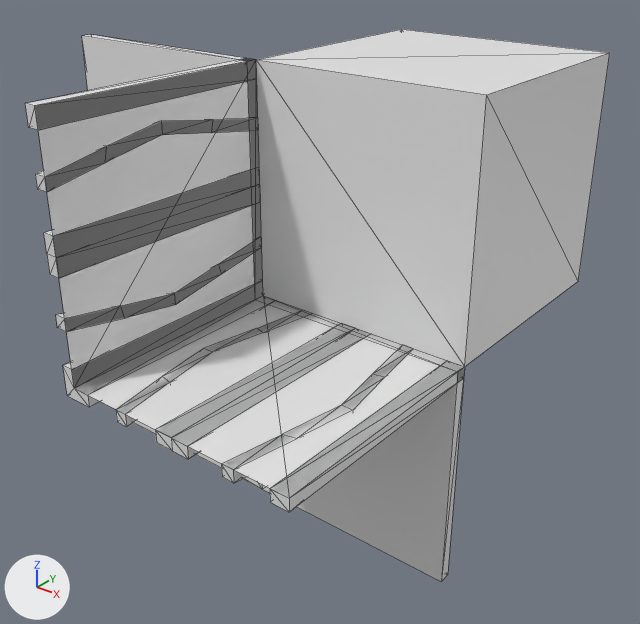
The OBJ model Data/bmc/tiles/t_143.obj as it was, and as the next commit left it.
Rendered twice from a camera (50 mm lens) standing at (1.189, -1.289, 0.808) and looking at (0.106, 0.065, -0.031). The axes (+X, +Y, +Z) are drawn at lower left. The lights are the same throughout. Mesh edges are drawn as thin lines. Where no turn or scale is listed for an object, it has been applied to the vertices.

Objects in the first picture: 't_143'.
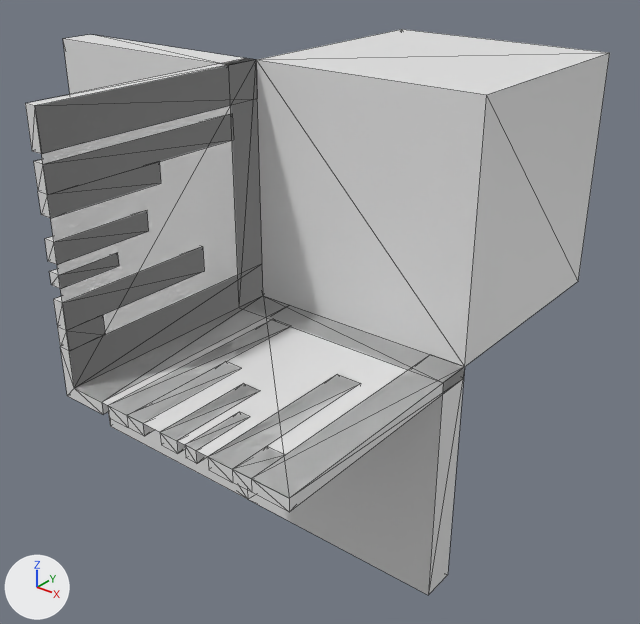
The change, as a list of edits to the scene's bpy script:
```text
Change me_t_143:
    used by ob_t_143; location = (0.0, 0.0, 0.0)
    remove me_t_143.from_pydata(...)  # 150 vertices, 290 faces; spans x -0.5..0.5, y -0.5..0.5, z -0.5..0.5
    add me_t_143.from_pydata(...)  # 130 vertices, 236 faces; spans x -0.5..0.5, y -0.5..0.5, z -0.5..0.5
    me_t_143 part 1: a new loose piece, a box spanning x -0.025..0.0, y -0.5..-0.3, z 0.237..0.277
    me_t_143 part 2: a new loose piece, a box spanning x -0.025..0.0, y -0.5..-0.374, z 0.193..0.218
    me_t_143 part 3: a new loose piece, a box spanning x 0.282..0.307, y -0.5..-0.374, z -0.025..0.0
    me_t_143 part 4: a new loose piece, a box spanning x 0.223..0.263, y -0.5..-0.3, z -0.025..0.0
    me_t_143 part 5: the loose piece of 20 vertices spanning x -0.025..0.0, y -0.5..0.0, z 0.363..0.429 is rebuilt with 14 vertices and now spans x -0.025..0.0, y -0.5..-0.071, z 0.318..0.408
    me_t_143 part 6: the loose piece of 20 vertices spanning x 0.071..0.138, y -0.5..0.0, z -0.025..0.0 is rebuilt with 14 vertices and now spans x 0.092..0.182, y -0.5..-0.071, z -0.025..0.0
    me_t_143 part 7: the loose piece of 12 vertices spanning x -0.025..0.0, y -0.5..0.0, z 0.213..0.288 is deleted
    me_t_143 part 8: the loose piece of 12 vertices spanning x 0.213..0.287, y -0.5..0.0, z -0.025..0.0 is deleted
    me_t_143 part 9
    64 vertices are removed from x -0.5..0.5, y -0.5..0.0, z -0.5..0.5
    144 faces are deleted
    24 vertices are added at x -0.025..0.425, y -0.5..0.0, z -0.025..0.425
    8 new vertices lie (0.0, -0.075, 0.0) away from vertices in x -0.5..0.5, y 0.0, z -0.5..0.5
    8 new vertices lie (0.025, 0.0, 0.0) away from vertices in x -0.025, y -0.5..0.0, z 0.075..0.167
    8 new vertices lie (0.0, 0.0, 0.025) away from vertices in x 0.075..0.425, y -0.5..0.0, z -0.025
    114 new faces join them
```

Where the change shows, as pixel boxes (x1, y1, x2, y2) in the pictures (640 x 624 px; the box of a moved part takes in the faces that stretch with it):
't_143', reshaped
    before: (25, 29, 610, 581)
    after: (25, 29, 610, 595)
part 1 of me_t_143, added
    after: (45, 211, 149, 265)
part 2 of me_t_143, added
    after: (49, 253, 119, 289)
part 3 of me_t_143, added
    after: (185, 413, 245, 464)
part 4 of me_t_143, added
    after: (160, 385, 259, 454)
part 5 of me_t_143, rebuilt (10% narrower, 40% taller)
    before: (35, 118, 258, 192)
    after: (33, 114, 234, 218)
part 6 of me_t_143, rebuilt (7% narrower)
    before: (116, 311, 312, 427)
    after: (108, 319, 291, 436)
part 7 of me_t_143, deleted
    before: (44, 167, 260, 278)
part 8 of me_t_143, deleted
    before: (156, 326, 369, 459)
part 9 of me_t_143, moved or reshaped
    before: (25, 35, 464, 581)
    after: (25, 35, 464, 595)
